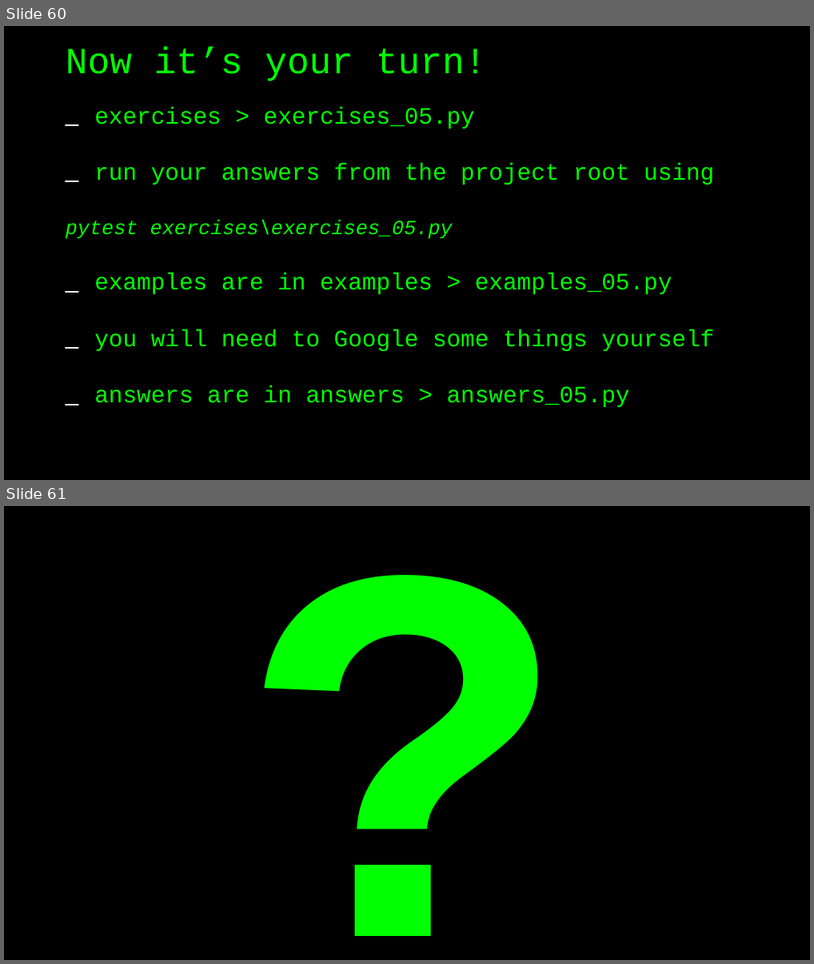
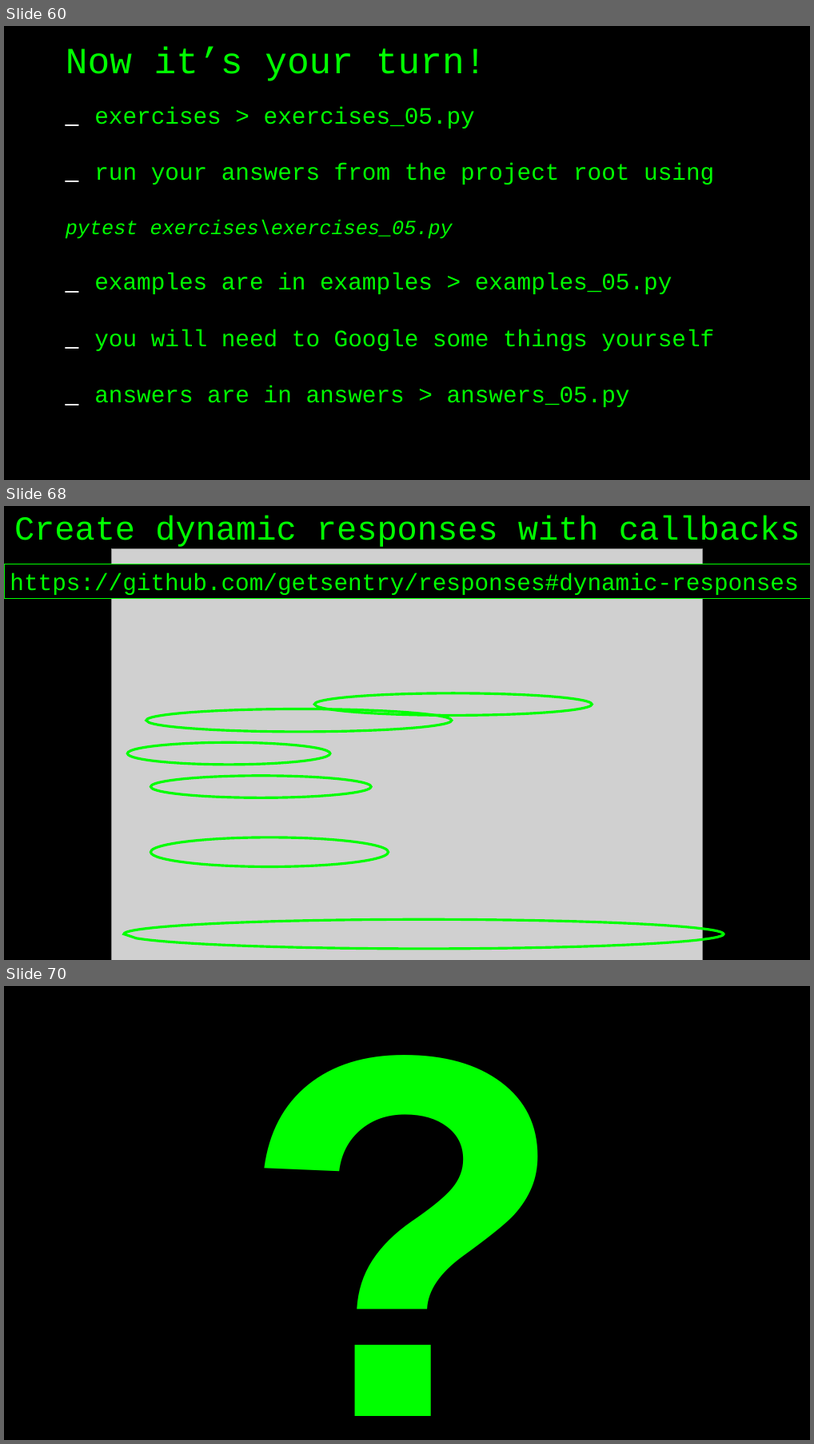
Before and after one commit to basdijkstra/requests-workshop, a slide deck: python-requests-workshop.odp. Shown one above the other, each under a label of ours: slides 60 and 61 before the commit, slides 60, 68 and 70 after it; the slides between them are not shown. The pictures are 814x964 and 814x1444 pixels, drawn with LibreOffice and Linux fonts; fonts in the diff are those of the drawing; grey boxes stand for pictures. Boxes give left, top, right and bottom in pixels: in the first picture for what was removed or moved away, otherwise in the second. Text is boxed around its words. In the diff, an @@ line names an element or a change of style, - is before the commit and + after.

Commit message:
Dependency version bumps and new exercise series on mocking with responses

```diff
--- a/python-requests-workshop.odp
+++ b/python-requests-workshop.odp
@@ slide 68 added at (4,506,810,960), background #000000 @@
@@ title added at (14,515,801,549), 40 pt, text #00FF00 @@
+Create dynamic responses with callbacks
@@ picture added at (112,549,703,960) @@
@@ rectangle added at (4,564,810,599), fill #000000, outline #00FF00 0.74 pt, 28 pt, text #00FF00 @@
+https://github.com/getsentry/responses#dynamic-responses
@@ freeform shape added at (315,693,593,715), outline #00FF00 3 pt @@
@@ freeform shape added at (146,708,452,732), outline #00FF00 3 pt @@
@@ freeform shape added at (127,743,330,764), outline #00FF00 3 pt @@
@@ freeform shape added at (151,776,372,797), outline #00FF00 3 pt @@
@@ freeform shape added at (151,837,389,866), outline #00FF00 3 pt @@
@@ freeform shape added at (124,919,724,948), outline #00FF00 3 pt @@
@@ what was slide 61 is now slide 70 @@
```
Also in this commit, not shown: 8 other slides added, 6 other files.
